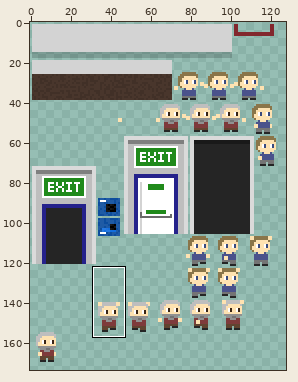
Sprite sheet, stored at build/assets/sprites.png. Above: a wide view before the commit, with the close-up outlined.
Close-up. Before:
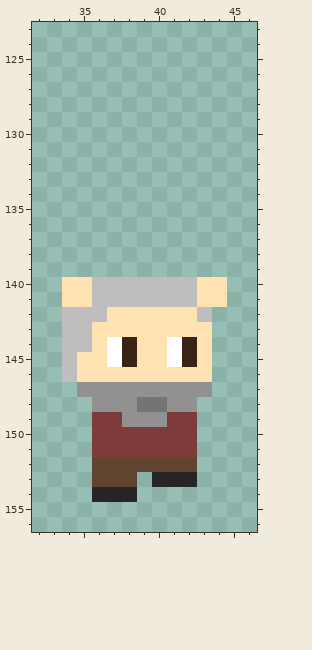
The file is 256x256 pixels, drawn in blocks of 2x2; one block is one cell here. Colours within 5 levels of each other are drawn and written as one. Shown: x 32..46, y 123..156. The old version is drawn lined up with the new one. The wide view leaves out empty margins. The commit also changed other parts of the picture, which this record leaves out.
Now the later version:
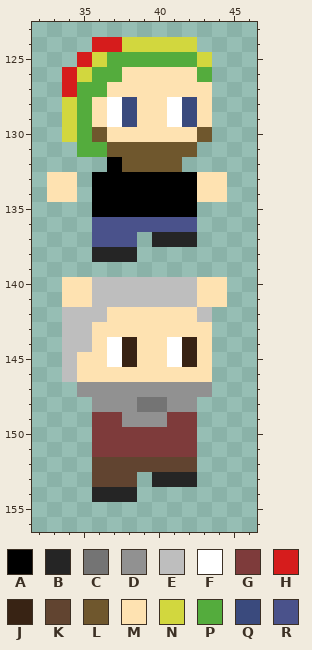
Palette (. is transparent): A #000000  B #252525  C #747474  D #919191  E #bebebe  F #ffffff  G #7e3b3b  H #d61c1c  J #382314  K #614430  L #6f572d  M #fee2b1  N #d2d73e  P #54ac3d  Q #3a4a7d  R #4a528b
What changed:
canvas 128x128 -> 128x256; drawings rearranged on the sheet (the old picture shows each at its new place)
y 124: x 36..42 ....... -> HHNNNNN
y 125: x 35..43 ......... -> HNPPPPPPN
y 126: x 34..43 .......... -> HNPPMMMMMP
y 127: x 34..43 .......... -> HPPMMMMMMM
y 128..129: x 34..43 .......... -> NPMFQMMFQM
y 130: x 34..43 .......... -> NPLMMMMMML
y 131: x 35..42 ........ -> PPLLLLLL
y 132: x 37..41 ..... -> ALLLL
y 133..134: x 33..34 .. -> MM; x 36..44 ......... -> AAAAAAAMM
y 135: x 36..42 ....... -> AAAAAAA
y 136: x 36..42 ....... -> RRRRRRR
y 137: x 36..38 ... -> RRR; x 40..42 ... -> BBB
y 138: x 36..38 ... -> BBB
